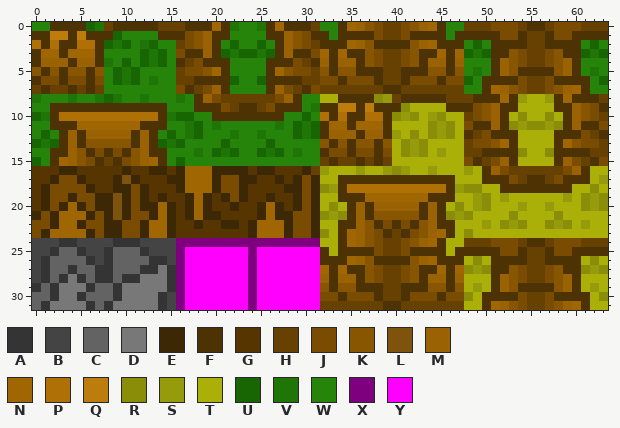
Pixel-art sprite -- res/VISUAL_DATA/TILES/OVERWORLD/NATURAL/mountain.png. That is the earlier state.
The file is 64x32 pixels. Colours within 5 levels of each other are drawn and written as one.
Palette (. is transparent): A #343434  B #444444  C #636363  D #787878  E #3c2805  F #4d3203  G #563501  H #674101  J #794c01  K #885601  L #7d530e  M #9a6202  N #a06601  P #af7106  Q #bd7d0d  R #898d08  S #969b0c  T #aab008  U #186503  V #1f7506  W #258409  X #7f007f  Y #ff00ff
Pixels before, first column x 0:
 0 WWFFFFUVHFFFFFHHHFFFNFVWWVFNFFFHWWFNMKJHHJKMNFWWHHHJJJHFFHJJJHHH
 1 FFQQFQFFFUWWWWFFFJKMFFWWWWFFMKJFFWFFFFJHHJFFFFWFFFFFJJFHHFJJFFFF
 2 PFPFFPPFUVUWVUWWHJKMFWUWWUWFMKJHFFFNMKFFFFKMNFFFWUWFFFFHHFFFFWUW
 3 FNNFNNNFWWWWUVUWJFFMFUVUUVUFMFFJNFNFFKJHHJKFFNFNUVUFFKJHHJKFFUVU
 4 FMMMFMMFVWUWUVUWFHJFFFWWWWFFFJHFMFMMFKJHHJKFMMFMWWWFMKJHHJKMFWWW
 5 KFKFKKFKWUVUWWWWHJJKNFWWWWFNKJJHKFKKFFFHHFFFKKFKWVWFMKFFFFKMFWVW
 6 FJJFJJFJWUVUWVWWHHFFFFUWWUFFFFHHJJFJJJFHHFJJJFJJUWFFFFJHHJFFFFWU
 7 HFHHFHFHWWWWWWWWJFHJMFWWWWFMJHFJHHHHHHHFFHHHHHHHWWFNMKJHHJKMNFWW
 8 VWWWVWWVUVWWVWWWVWFMJHHHHHHJMFWWTTFFFFRSHFFFFFHHHFFFNFSTTSFNFFFH
 9 WWFFFFFFFFFFFFFWWWFFFJHFFHJFFFWVFFQQFQFFFRTTTTFFFJKMFFTTTTFFMKJF
10 UVFPPPPPPPPPPPFVUUWWFFFFFFFFWWUWPFPFFPPFRSRTSRTTHJKMFTRTTRTFMKJH
11 WWFFFNNNNNNNFFFWWVUWVWWWWWWVWUVUFNNFNNNFTTTTRSRTJFFMFRSRRSRFMFFJ
12 WUWFMFMMMMMFMFWUWVUWWWVWWVWWWUVUFMMMFMMFSTRTRSRTFHJFFFTTTTFFFJHF
13 UVUFMFKKKKKFMFUVUWWWWUWWWWUWWWWWKFKFKKFKTRSRTTTTHJJKNFTTTTFNKJJH
14 WWFFMKFJFJFKMFFWWWVWUVUWWUVUWVWWFJJFJJFJTRSRTSTTHHFFFFRTTRFFFFHH
15 UWFNMKJFHFJKMNFWUWWWWWWWWWWWWWWWHFHHFHFHTTTTTTTTJFHJMFTTTTFMJHFJ
16 GGGEEGGGGGEGGEEGENNNEEEEGEEGGGEHSTTTSTTSRSTTSTTTSTFMJHHHHHHJMFTT
17 GGEJJEGGGELEGGGEENNNEJJEEGGEGEJETTFFFFFFFFFFFFFTTTFFFJHFFHJFFFTS
18 GEJJJJEGGEEJEGGGENNNEJJEGGGGEEJERSFPPPPPPPPPPPFSRRTTFFFFFFFFTTRT
19 GEJJEJJEELEJEGEGGENEGEJEGGEGGEJETTFFFNNNNNNNFFFTTSRTSTTTTTTSTRSR
20 GEJENEJEELEJEENEGENEGGEGGENEGEJETRTFMFMMMMMFMFTRTSRTTTSTTSTTTRSR
21 EJENNNEJELEJJENEGENEEGGGGENEEJJERSRFMFKKKKKFMFRSRTTTTRTTTTRTTTTT
22 JJENNEJJEEJJENNEGGEGGEEGENNNEJJETTFFMKFJFJFKMFFTTTSTRSRTTRSRTSTT
23 JENNNNEJEEJJENNEGGGGGGGGENNNEJJERTFNMKJFHFJKMNFTRTTTTTTTTTTTTTTT
24 BBBAABBBBAAABBBBXXXXXXXXXXXXXXXXTTFNMKJHHJKMNFTTHHHJJJHFFHJJJHHH
25 BBACCABBACCCABBBXYYYYYYYXYYYYYYYFTFFFFJHHJFFFFTFFFFFJJFHHFJJFFFF
26 BACCCCABACCCCAABXYYYYYYYXYYYYYYYFFFNMKFFFFKMNFFFTRTFFFFHHFFFFTRT
27 BACCACCAACCCAADAXYYYYYYYXYYYYYYYNFNFFKJHHJKFFNFNRSRFFKJHHJKFFRSR
28 BACADACAACAADDDAXYYYYYYYXYYYYYYYMFMMFKJHHJKFMMFMTTTFMKJHHJKMFTTT
29 ACADDDACCADDDDDAXYYYYYYYXYYYYYYYKFKKFFFHHFFFKKFKTSTFMKFFFFKMFTST
30 CCADDACCCADDDDABXYYYYYYYXYYYYYYYJJFJJJFHHFJJJFJJRTFFFFJHHJFFFFTR
31 CADDDDACADDDDDABXYYYYYYYXYYYYYYYHHHHHHHFFHHHHHHHTTFNMKJHHJKMNFTT
The result:
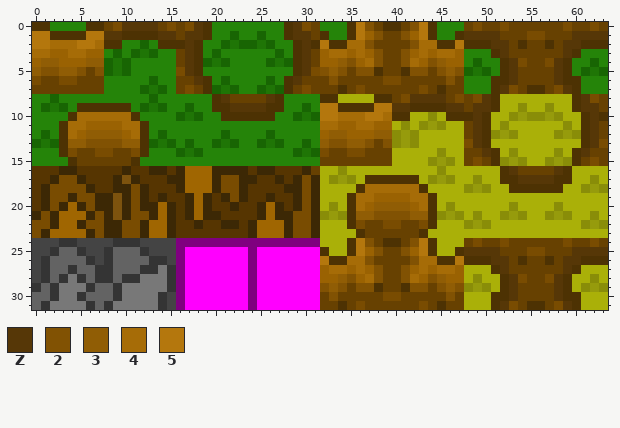
Colours new in this view: Z #563707  2 #815203  3 #905d05  4 #a66c07  5 #b4770d
Diff:
Changed rows in their new state; - is an unchanged pixel.
first column x 0:
 0 FFWWWWFF-JZZZZ-J-JZ-WWW--WWW-ZJ---WF52HFFH25FW---J-H-H-HH-H-H-J-
 1 55FF-F55ZZFFFFZZHZZFWWU--UWWFZZH--W-5M2--2M5-W--ZZZZHHHJJHHHZZZZ
 2 55444554FFW-UWFFFZFWWUVUUVUWWFZF5--442HHHH244--5FFFZZH----HZZFFF
 3 44MM44MM-U-UVUW-HZ-WUWWWWWWUW-ZHM44M4M2--2M4M44MWWW-ZHH--HHZ-WWW
 4 M33-M-33UV--WWW-HZFUVU----UVUFZH-M32M42--24M23M--U-WFZ----ZFW-U-
 5 322332H2UVUW----JZFWWW----WWWFZJ232H22----22H232U-UWFZHHHHZFWU-U
 6 JHHJ-HHH-WWW-U----Z-WUW--WUW-Z--H2HHHHHJJHHHHH2HW-W--ZH--HZ--W-W
 7 -H--H-H-----UVU-HJ-FUVU--UVUF-JH--F-J--HH--J-F----WFZJHFFHJZFW--
 8 W-U-W--WWW--WU--W-WWFZ----ZFWW--FFTTTTFF-JZZZZ-J-JZ-TTT--TTT-ZJ-
 9 -UVUW------WUVU--UWW-FZZZZF-WWUW55FF-F55ZZFFFFZZHZZFTTR--RTTFZZH
10 WWWWF444444FWWWW-VU-W------W-UVU55444554FFT-RTFFFZFTTRSRRSRTTFZF
11 --W-44MMMM44-WW--WW-W------W-WWW44MM44MM-R-RSRT-HZ-TRTTTTTTRT-ZH
12 ----4M3333-4FWUW-WW--UW--WU--WWWM33-M-33RS--TTT-HZFRSR----RSRFZH
13 ----33222233FUVUWU--UVU--UVU--U-322332H2RSRT----JZFTTT----TTTFZJ
14 --W-JHH-JHHJFWW-UVU-WWW--WWW-UVUJHHJ-HHH-TTT-R----Z-TRT--TRT-Z--
15 W-WWFHHH-HHFWWW-W----------------H--H-H-----RSR-HJ-FRSR--RSRF-JH
16 --------------------------------T-R-T--TTT--TR--T-TTFZ----ZFTT--
17 ---------------------------------RSRT------TRSR--RTT-FZZZZF-TTRT
18 --------------------------------TTTTF444444FTTTT-SR-T------T-RSR
19 ----------------------------------T-44MMMM44-TT--TT-T------T-TTT
20 ------------------------------------4M3333-4FTRT-TT--RT--TR--TTT
21 ------------------------------------33222233FRSRTR--RSR--RSR--R-
22 ----------------------------------T-JHH-JHHJFTT-RSR-TTT--TTT-RSR
23 --------------------------------T-TTFHHH-HHFTTT-T---------------
24 ----------------------------------TF52HFFH25FT---J-H-H-HH-H-H-J-
25 ----------------------------------T-5M2--2M5-T--ZZZZHHHJJHHHZZZZ
26 --------------------------------5--442HHHH244--5FFFZZH----HZZFFF
27 --------------------------------M44M4M2--2M4M44MTTT-ZHH--HHZ-TTT
28 ---------------------------------M32M42--24M23M--R-TFZ----ZFT-R-
29 --------------------------------232H22----22H232R-RTFZHHHHZFTR-R
30 --------------------------------H2HHHHHJJHHHHH2HT-T--ZH--HZ--T-T
31 ----------------------------------F-J--HH--J-F----TFZJHFFHJZFT--
Changed places in both pictures, as pixel boxes (x1, y1, x2, y2):
changed: (32, 22, 608, 310)
